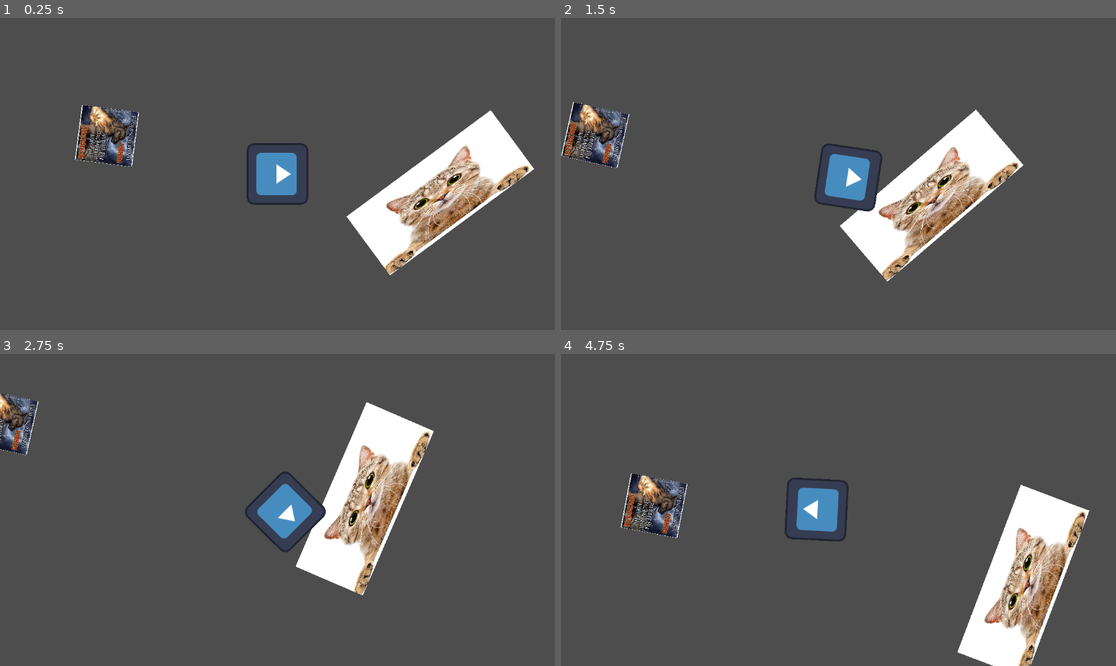
Above: before the commit, frames 1-4 (two rows, left to right).
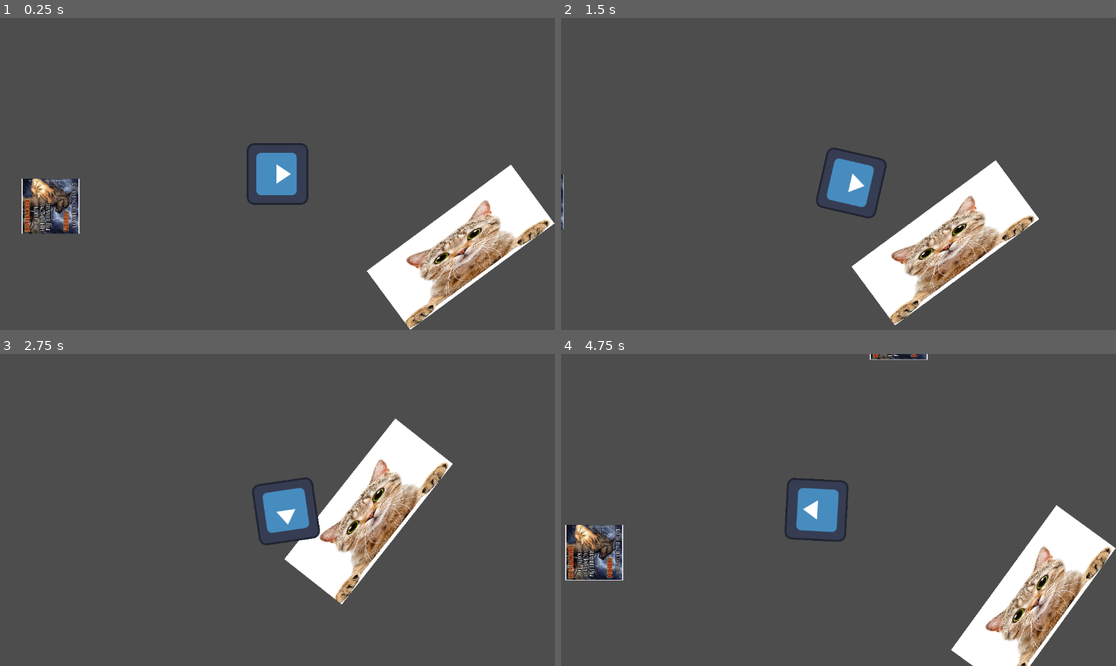
Above: after the commit, the same moments.

Repository: Smugllar/Geoffrey
Game: Godot game, scene res://scenes/main.tscn
Two runs of this game, one before a commit and one after it. Both use one fixed random seed, a clock stepped at 60 frames per second and the inputs below. The engine's default icon, where the game draws it, is replaced by a stand-in: a white triangle on a blue panel in a dark square.
Inputs:
- Up to frame 1 (0.25 s): no input
- Up to frame 2 (1.5 s): hold D (move_right) 0.53-1.28 s; hold S (move_down) from 1.28 s (still down)
- Up to frame 3 (2.75 s): release S (move_down) at 2.03 s; hold D (move_right) from 2.03 s (still down)
- Up to frame 4 (4.75 s): release D (move_right) at 2.78 s; hold W (move_up) 2.78-3.53 s; hold A (move_left) from 3.53 s (still down)

The runs differ from the first frame. In frame 1, 16% of the frame differs, in the area x 3-100%, y 27-100%; in frame 2, 14%; in frame 3, 8.3%; in frame 4, 11%.

Commit message:
added sex

Diff:
--- a/project.godot
+++ b/project.godot
@@ -14,6 +14,10 @@
 run/main_scene="res://scenes/main.tscn"
 config/features=PackedStringArray("4.1", "Forward Plus")
 config/icon="res://assets/icon.svg"
+
+[display]
+
+window/size/resizable=false
 
 [input]
 
--- a/scenes/civilian.tscn
+++ b/scenes/civilian.tscn
@@ -20,7 +20,7 @@
 [sub_resource type="CircleShape2D" id="CircleShape2D_dslhb"]
 radius = 305.026
 
-[node name="Civilian" type="RigidBody2D"]
+[node name="Civilian" type="RigidBody2D" groups=["civilians"]]
 linear_damp = 5.0
 angular_damp = 5.0
 script = ExtResource("1_het4h")
--- a/scenes/main.tscn
+++ b/scenes/main.tscn
@@ -7,12 +7,15 @@
 [node name="Main" type="Node2D"]
 
 [node name="Table" parent="." instance=ExtResource("2_5qq61")]
-position = Vector2(942, 366)
+position = Vector2(1101, 333)
 rotation = -0.6353
 angular_velocity = 0.0
 
 [node name="Player" parent="." instance=ExtResource("1_46vnj")]
-position = Vector2(604, 327)
+position = Vector2(721, 181)
 
 [node name="Civilian" parent="." instance=ExtResource("3_3qbp8")]
 position = Vector2(250, 248)
+
+[node name="Civilian2" parent="." instance=ExtResource("3_3qbp8")]
+position = Vector2(882, -210)
--- a/scenes/player.tscn
+++ b/scenes/player.tscn
@@ -1,14 +1,7 @@
-[gd_scene load_steps=6 format=3 uid="uid://bo2x5fk0khblm"]
+[gd_scene load_steps=5 format=3 uid="uid://bo2x5fk0khblm"]
 
 [ext_resource type="Script" path="res://scripts/player.gd" id="1_5a8yg"]
 [ext_resource type="Texture2D" uid="uid://b5afwit7kx1c" path="res://assets/icon.svg" id="1_7yjij"]
-
-[sub_resource type="CircleShape2D" id="CircleShape2D_fiyma"]
-radius = 59.0
-
-[sub_resource type="CapsuleShape2D" id="CapsuleShape2D_7ty42"]
-radius = 26.0
-height = 96.0
 
 [sub_resource type="SpriteFrames" id="SpriteFrames_2md46"]
 animations = [{
@@ -21,6 +14,9 @@
 "speed": 5.0
 }]
 
+[sub_resource type="CircleShape2D" id="CircleShape2D_fiyma"]
+radius = 59.0
+
 [node name="Player" type="RigidBody2D"]
 position = Vector2(0, 1)
 gravity_scale = 0.0
@@ -32,13 +28,9 @@
 process_callback = 0
 position_smoothing_enabled = true
 
-[node name="CollisionShapeCircle" type="CollisionShape2D" parent="."]
-shape = SubResource("CircleShape2D_fiyma")
-
-[node name="CollisionShapeFlat" type="CollisionShape2D" parent="."]
-position = Vector2(33, 0)
-shape = SubResource("CapsuleShape2D_7ty42")
-
 [node name="AnimatedSprite2D" type="AnimatedSprite2D" parent="."]
 rotation = 1.5708
 sprite_frames = SubResource("SpriteFrames_2md46")
+
+[node name="CollisionShapeCircle" type="CollisionShape2D" parent="."]
+shape = SubResource("CircleShape2D_fiyma")
--- a/scripts/player.gd
+++ b/scripts/player.gd
@@ -8,9 +8,10 @@
 var turn_speed = 2.0
 
 var move_dir = Vector2()
-
+var enrage_level = 0
 
 func _physics_process(delta):
+	var civilians = get_tree().get_nodes_in_group("civilians")
 	#delta but times 60 because _physics_process happesn 60 times a second
 	var relevantDelta = delta * 60.0
 
@@ -18,7 +19,15 @@
 	move_dir = Vector2.ZERO
 
 	#gets the direction that the character will be moving soon but in a coordinate sorta way
-	var direction = Vector2( Input.get_axis("move_left", "move_right"), Input.get_axis("move_up", "move_down") )
+	var direction = Vector2.ZERO
+
+	if enrage_level < 1:
+		direction = Vector2( Input.get_axis("move_left", "move_right"), Input.get_axis("move_up", "move_down") )
+	elif enrage_level < 2:
+		pass
+	else:
+		for civilian in civilians:
+			print(civilian)
 
 	#i transfer the value of direction to a different variable because it soon gets changed
 	move_dir = direction
